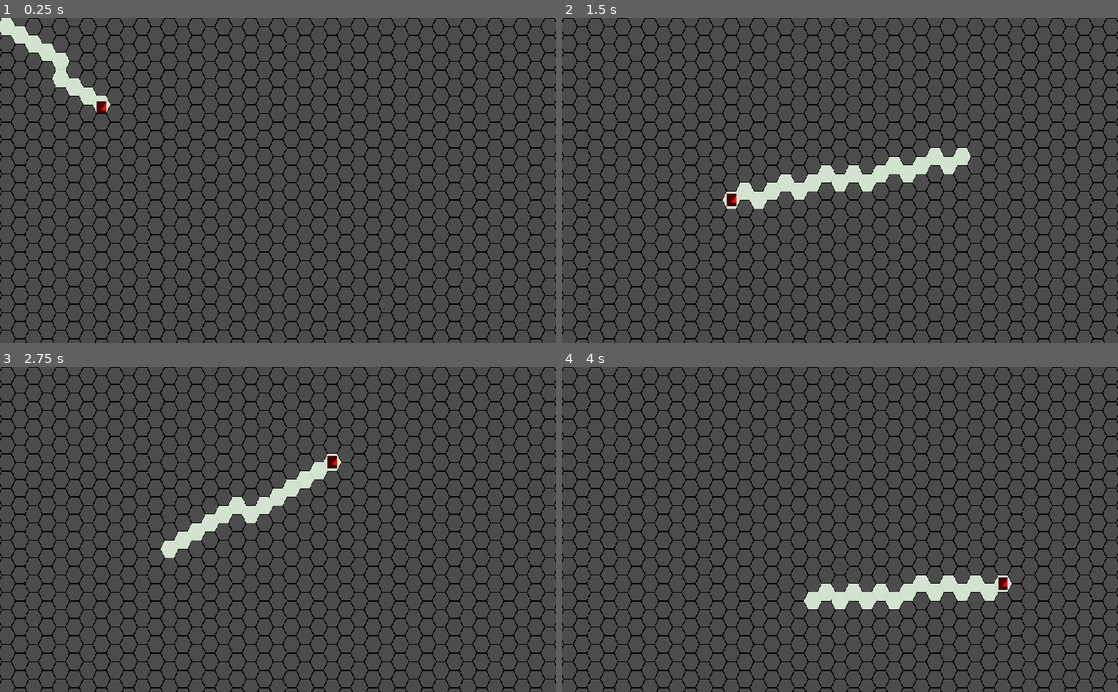
Above: before the commit, frames 1-4 (two rows, left to right).
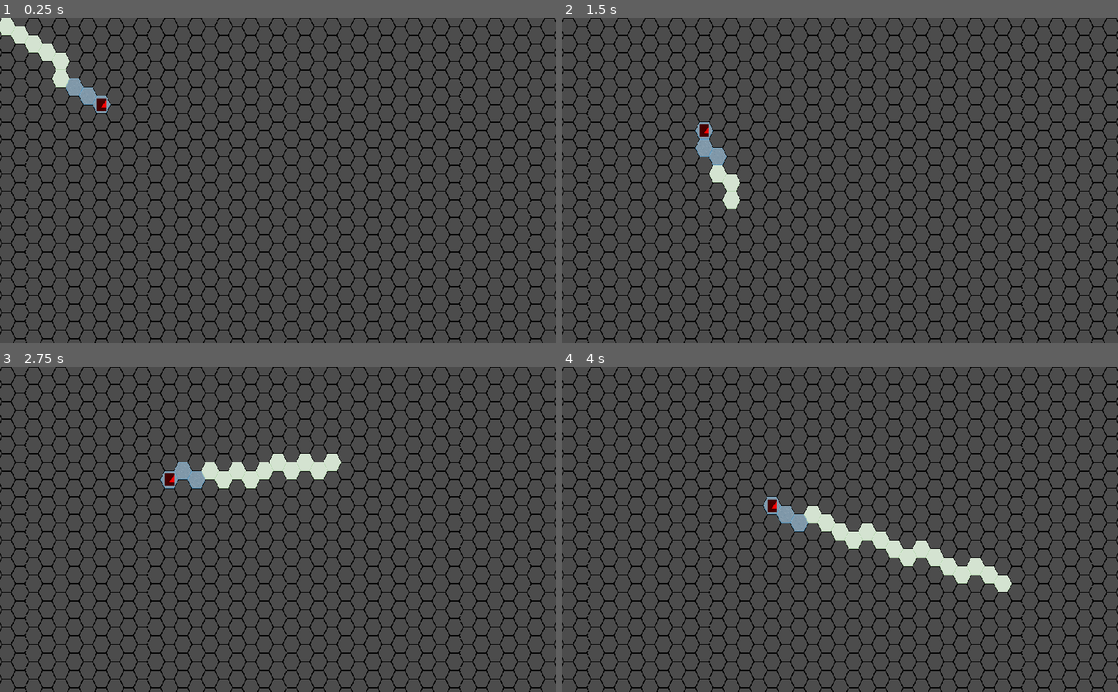
Above: after the commit, the same moments.

Repository: BurntRobot/hunting_on_snark
Game: Godot game, scene res://HexMapMovement.tscn
The game is run twice, just before and just after one commit, with the same random seed, the same clock (stepped at 60 frames per second) and the same inputs. The project has no main scene, so this scene is started directly. The engine's default icon, where the game draws it, is replaced by a stand-in: a white triangle on a blue panel in a dark square.
Inputs (mouse positions are in pixels of both pictures, inside the frame that each line leads up to):
- Up to frame 1 (0.25 s): no input
- Up to frame 2 (1.5 s): tap Enter at 0.5 s; move the mouse to (962, 164) at 0.52 s; click (962, 164) at 0.6 s; tap Space at 1.25 s; move the mouse to (728, 196) at 1.27 s; click (728, 196) at 1.35 s
- Up to frame 3 (2.75 s): tap Enter at 2 s; move the mouse to (333, 458) at 2.02 s; click (333, 458) at 2.1 s
- Up to frame 4 (4 s): tap Space at 2.75 s; move the mouse to (812, 594) at 2.77 s; click (812, 594) at 2.85 s; tap Enter at 3.5 s; move the mouse to (1006, 578) at 3.52 s; click (1006, 578) at 3.6 s

The runs differ from the first frame. In frame 1, 0.4% of the frame differs, in the area x 11-20%, y 18-30%; in frame 2, 2.9%; in frame 3, 2.9%; in frame 4, 4.1%, in the area x 36-81%, y 39-75%.

Commit message:
Path that guided with steps.

Diff:
--- a/Character.gd
+++ b/Character.gd
@@ -1,10 +1,10 @@
 extends Sprite
 
 export(String) var character_name
-export(String, "Fast", "Stealthy") var reaction
-export(String, "Strong", "Tough") var build
-export(String, "Lucky", "Sensitive") var mind
-export(String, "Hero", "Mob", "Boss") var character_type
+export(String, "Fast", "Stealthy") var reaction = "Fast"
+export(String, "Strong", "Tough") var build = "Strong"
+export(String, "Lucky", "Sensitive") var mind = "Lucky"
+export(String, "Hero", "Mob", "Boss") var character_type = "Hero"
 
 var steps
 var noise
@@ -17,41 +17,41 @@
 var health
 
 func _ready():
-	get_reaction_stats()
-	get_build_stats()
-	get_mind_stats()
-	get_health()
+	self.set_reaction_stats()
+	self.set_build_stats()
+	self.set_mind_stats()
+	self.set_health()
 
-func get_reaction_stats():
-	if reaction == "Fast":
-		steps = 2
-		noise = 2
-	elif reaction == "Stealthy":
-		steps = 1
-		noise = 1
+func set_reaction_stats():
+	if self.reaction == "Fast":
+		self.steps = 2
+		self.noise = 2
+	elif self.reaction == "Stealthy":
+		self.steps = 1
+		self.noise = 1
 
-func get_build_stats():
-	if build == "Strong":
-		attack = 3
-		defense = 1
-	elif build == "Tough":
-		attack = 1
-		defense = 3
+func set_build_stats():
+	if self.build == "Strong":
+		self.attack = 3
+		self.defense = 1
+	elif self.build == "Tough":
+		self.attack = 1
+		self.defense = 3
 
-func get_mind_stats():
-	if mind == "Lucky":
-		sight_radius = 2
-		boojum_radar = 1/2
-		miss = 1
-		joker = 1
-	elif mind == "Sensitive":
-		sight_radius = 3
-		boojum_radar = 2/3
-		miss = 2
-		joker = 0
+func set_mind_stats():
+	if self.mind == "Lucky":
+		self.sight_radius = 2
+		self.boojum_radar = 1/2
+		self.miss = 1
+		self.joker = 1
+	elif self.mind == "Sensitive":
+		self.sight_radius = 3
+		self.boojum_radar = 2/3
+		self.miss = 2
+		self.joker = 0
 
-func get_health():
-	if character_type == "Hero":
-		health = 3
+func set_health():
+	if self.character_type == "Hero":
+		self.health = 3
 	else:
-		health = 1
+		self.health = 1
--- a/HexMapMovement.gd
+++ b/HexMapMovement.gd
@@ -3,35 +3,41 @@
 onready var tiles = $HexMap
 onready var points_tiles = $HexPoints
 onready var character = $Character
-onready var movement_line = $Line2D
+onready var walk_line = $WalkLine
+onready var step_line = $StepLine
 var CENTER_OF_HEX = Vector2(12, 16)
 
 
 func _process(delta):
-	#  TODO: Batching player to nearest tile
+	# TODO: Batching player to nearest tile
 	var _mouse_pos = get_local_mouse_position()
+	var mousepos_in_cube = oddq_to_cube(tiles.world_to_map(_mouse_pos))
+
 	var _tile_pos = tiles.map_to_world(tiles.world_to_map(_mouse_pos))
+	_tile_pos += CENTER_OF_HEX
+
+	character.position = tiles.map_to_world(tiles.world_to_map(character.position))
+	character.position += CENTER_OF_HEX
 	var charpos_in_cube = oddq_to_cube(tiles.world_to_map(character.position))
-	var mousepos_in_cube = oddq_to_cube(tiles.world_to_map(_mouse_pos))
-	print("Cube: ", charpos_in_cube, mousepos_in_cube)
-	_tile_pos += CENTER_OF_HEX
-	movement_line.points = PoolVector2Array([])
+
 	if character.position != _tile_pos:
 		points_tiles.clear()
 		var _path = PoolVector2Array([character.position, _tile_pos])
-		if Input.is_action_just_pressed("move"):
-			character.position = _tile_pos
 		points_tiles.set_cellv(tiles.world_to_map(character.position), 2)
 		points_tiles.set_cellv(tiles.world_to_map(_mouse_pos), 2)
-		print("Distance: ", cube_distance(charpos_in_cube, mousepos_in_cube))
 		var _cube_points = cube_linedraw(charpos_in_cube, mousepos_in_cube)
 		var _points = []
 		for i in _cube_points:
 			_points.append(tiles.map_to_world(cube_to_oddq(i))+CENTER_OF_HEX)
 			points_tiles.set_cellv(cube_to_oddq(i), 2)
 		_path = PoolVector2Array(_points)
-		#movement_line.points = _path
-		print('----- -----')
+		for i in range(0, character.steps+1):
+			points_tiles.set_cellv(cube_to_oddq(_cube_points[i]), 3)
+
+		if Input.is_action_just_pressed("move"):
+			#character.position = _tile_pos
+			character.position = _path[character.steps]
+		#walk_line.points = _path
 
 func cube_distance(a, b):
 	return [abs(a.x - b.x), abs(a.y - b.y), abs(a.z - b.z)].max()
--- a/HexMapMovement.tscn
+++ b/HexMapMovement.tscn
@@ -13,7 +13,6 @@
 tile_data = PoolIntArray( -65538, 1, 0, -65537, 1, 0, -131072, 1, 0, -131071, 1, 0, -131070, 1, 0, -131069, 1, 0, -1310 …(13930 unchanged characters)…
 
 [node name="HexPoints" parent="." instance=ExtResource( 1 )]
-cell_custom_transform = Transform2D( 32, 0, 0, 32, 0, 0 )
 cell_tile_origin = 1
 tile_data = PoolIntArray(  )
 
@@ -25,7 +24,11 @@
 region_rect = Rect2( 12.5662, 17.3873, 17.4338, 22.6127 )
 script = ExtResource( 3 )
 
-[node name="Line2D" type="Line2D" parent="."]
+[node name="WalkLine" type="Line2D" parent="."]
 width = 3.0
 default_color = Color( 0.27451, 0.364706, 0.764706, 1 )
 joint_mode = 1
+
+[node name="StepLine" type="Line2D" parent="."]
+width = 4.0
+default_color = Color( 1, 0.4, 0.737255, 1 )
